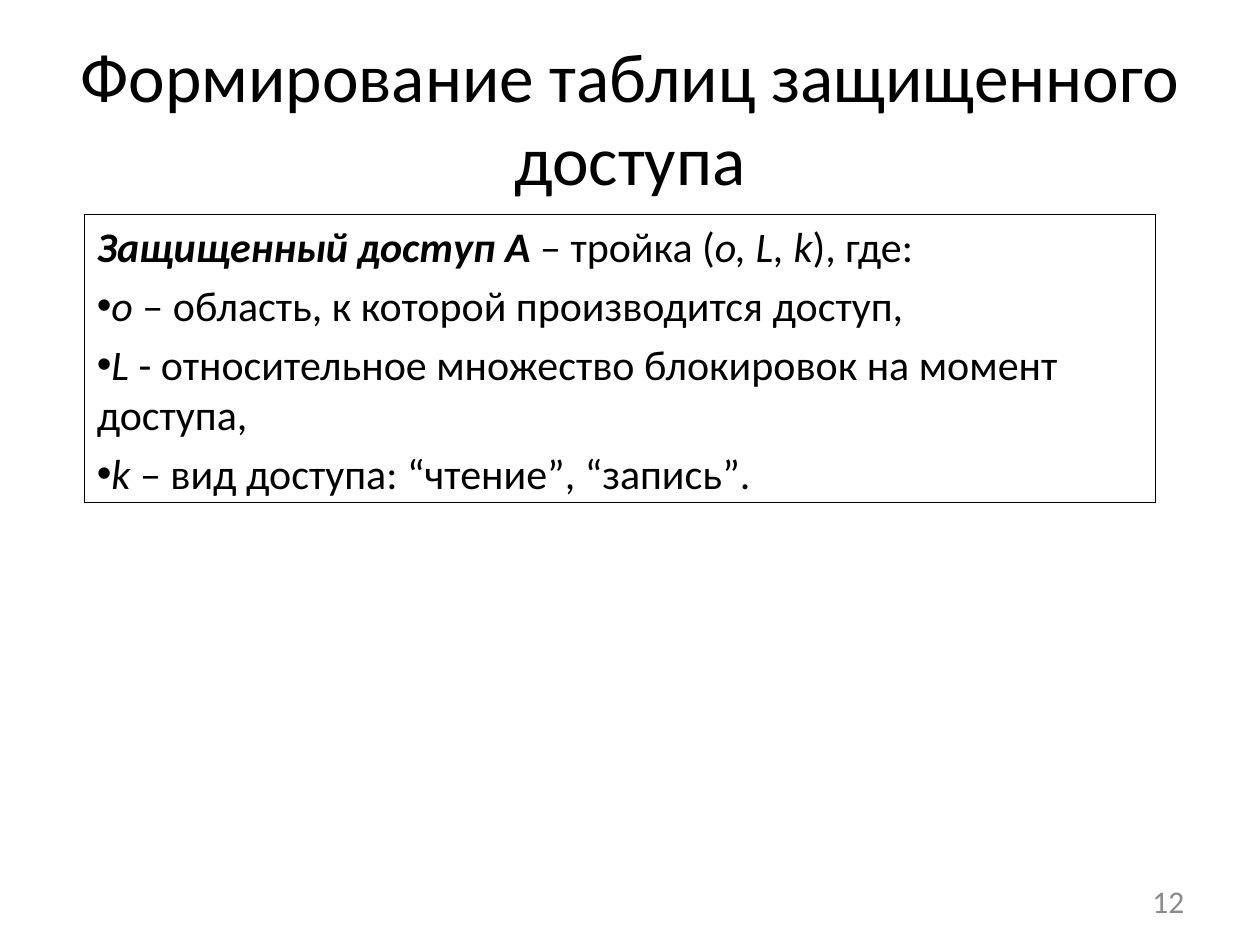
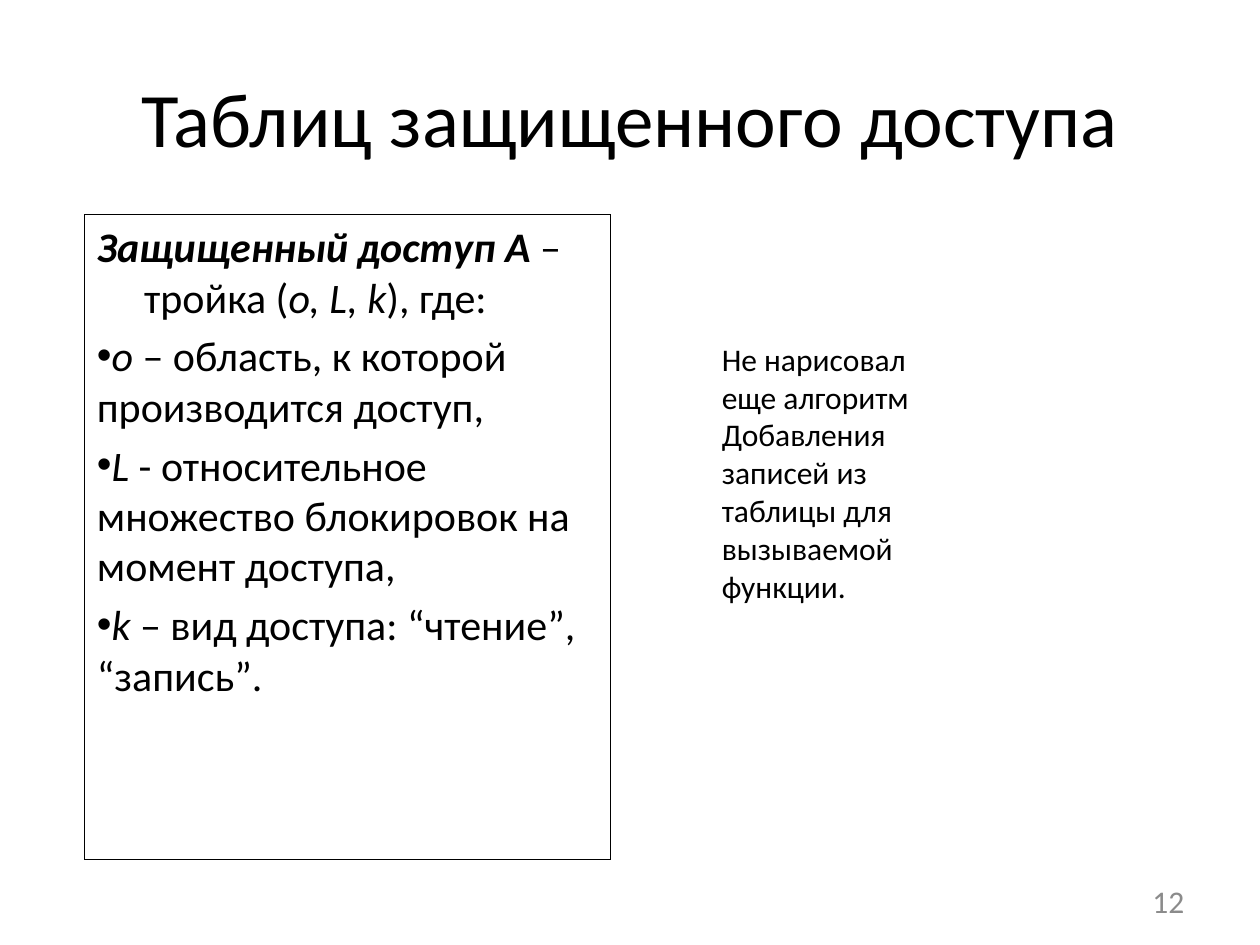
Before and after one commit to afrolovskiy/diplom, a slide deck: slide 12 of presentations/diplom/static race detection.pptx. Drawn at 1260x945 pixels with LibreOffice and Linux fonts; fonts in the diff are those of the drawing. Boxes give left, top, right and bottom in pixels: in the first picture for what was removed or moved away, otherwise in the second. Text is boxed around its words. In the diff, an @@ line names an element or a change of style, - is before the commit and + after.

```diff
--- a/presentations/diplom/static race detection.pptx
+++ b/presentations/diplom/static race detection.pptx
@@ title at bbox=[141, 94, 1117, 160]: text changed; size 39.6 to 44 pt @@
-Формирование таблиц защищенного доступа
+Таблиц защищенного доступа
@@ rectangle "Защищенный доступ A – тройка ...": place and size @@
-rectangle "Защищенный доступ A – тройка ..." at bbox=[84, 214, 1155, 501]
+rectangle "Защищенный доступ A – тройка ..." at bbox=[84, 214, 610, 859]
@@ text added at bbox=[722, 350, 908, 604], 18 pt, text #000000 @@
+Не нарисовал еще алгоритм
+Добавления записей из таблицы для вызываемой функции.
```
Also in this commit, not shown: 1 other file.
